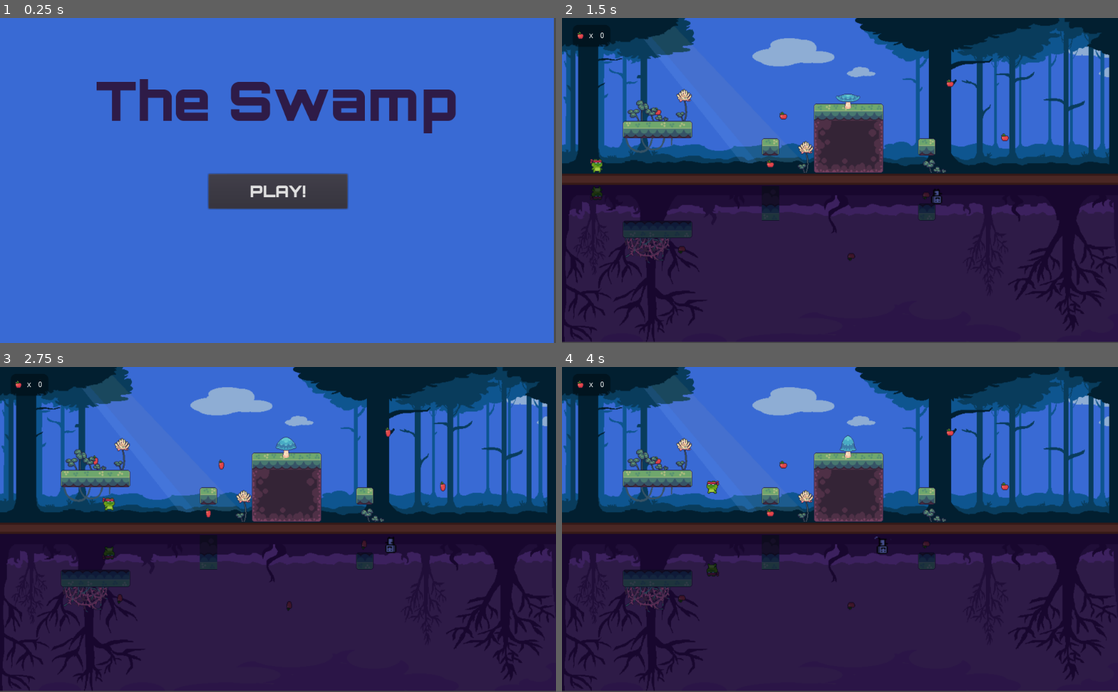
Above: before the commit, frames 1-4 (two rows, left to right).
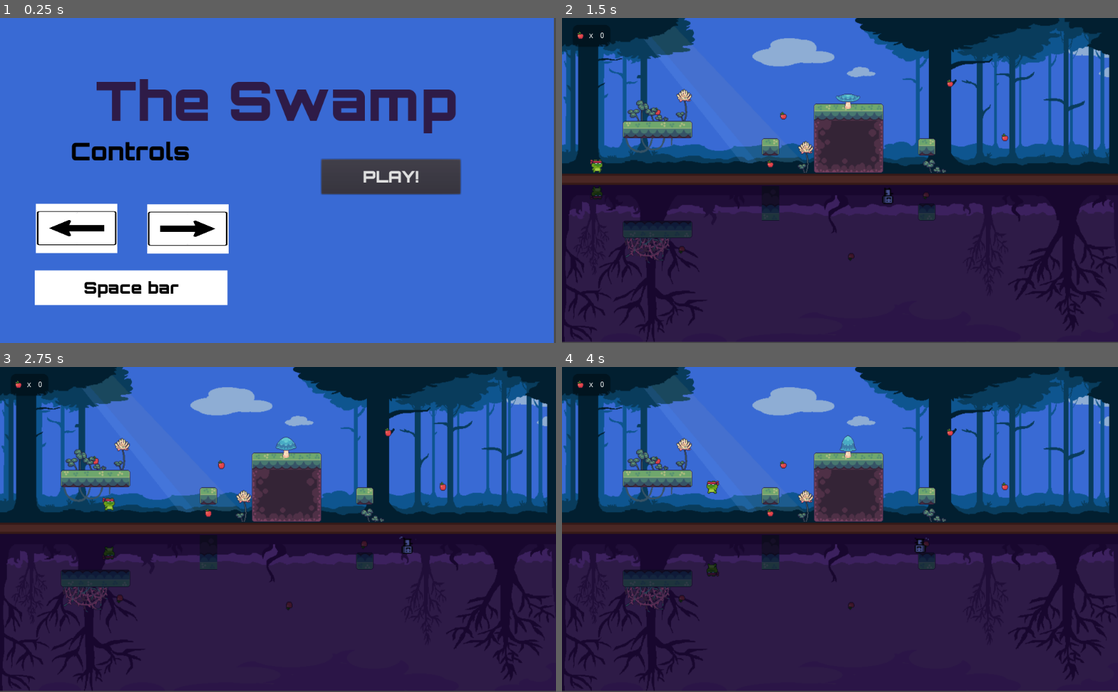
Above: after the commit, the same moments.

Repository: luisfrm/mirrors
Game: Godot game, scene res://MainMenu.tscn
Two runs of this game, one before a commit and one after it. Both use one fixed random seed, a clock stepped at 60 frames per second and the inputs below.
Inputs (mouse positions are in pixels of both pictures, inside the frame that each line leads up to):
- Up to frame 1 (0.25 s): no input
- Up to frame 2 (1.5 s): click "PLAY!" (after the commit: "Space bar") at 0.5 s; click (951, 177) at 1.25 s, where only the run after the commit has a clickable "PLAY!"
- Up to frame 3 (2.75 s): hold Right (ui_right) from 2.03 s (still down); tap Space (ui_select) at 2.27 s
- Up to frame 4 (4 s): tap Space (ui_select) at 3.02 s; release Right (ui_right) at 3.53 s; hold Left (ui_left) from 3.53 s (still down)

The runs differ from the first frame. In frame 1, 14% of the frame differs, in the area x 6-83%, y 38-89%; in frame 2, 0.2%; in frame 3, 0.2%; in frame 4, 0.2%.

Commit message:
added controls to main menu

Diff:
--- a/MainMenu.tscn
+++ b/MainMenu.tscn
@@ -1,7 +1,8 @@
-[gd_scene load_steps=5 format=2]
+[gd_scene load_steps=11 format=2]
 
 [ext_resource path="res://assets/Orbitron-Black.ttf" type="DynamicFontData" id=1]
 [ext_resource path="res://src/scenes/PlayButton.gd" type="Script" id=2]
+[ext_resource path="res://assets/items/arrow_button.jpg" type="Texture" id=3]
 
 [sub_resource type="DynamicFont" id=1]
 size = 100
@@ -9,7 +10,26 @@
 
 [sub_resource type="DynamicFont" id=2]
 size = 30
+outline_color = Color( 0, 0, 0, 1 )
 font_data = ExtResource( 1 )
+
+[sub_resource type="DynamicFontData" id=3]
+font_path = "res://assets/Orbitron-Black.ttf"
+
+[sub_resource type="DynamicFont" id=4]
+size = 45
+outline_color = Color( 0.905882, 0.905882, 0.905882, 1 )
+use_filter = true
+font_data = SubResource( 3 )
+
+[sub_resource type="StyleBoxEmpty" id=5]
+content_margin_left = 60.0
+content_margin_top = 15.0
+
+[sub_resource type="StyleBoxFlat" id=6]
+
+[sub_resource type="StyleBoxFlat" id=7]
+bg_color = Color( 1, 1, 1, 1 )
 
 [node name="Control" type="Control"]
 anchor_right = 1.0
@@ -39,10 +59,10 @@
 }
 
 [node name="PlayButton" type="Button" parent="."]
-margin_left = 384.0
-margin_top = 288.0
-margin_right = 640.0
-margin_bottom = 352.0
+margin_left = 592.0
+margin_top = 261.0
+margin_right = 848.0
+margin_bottom = 325.0
 custom_colors/font_color_hover = Color( 0.298039, 0.141176, 0.141176, 1 )
 custom_fonts/font = SubResource( 2 )
 text = "PLAY!"
@@ -51,4 +71,44 @@
 "_edit_use_anchors_": false
 }
 
+[node name="Label2" type="Label" parent="."]
+margin_left = 100.0
+margin_top = 202.0
+margin_right = 380.0
+margin_bottom = 274.0
+custom_colors/font_color = Color( 0, 0, 0, 1 )
+custom_fonts/font = SubResource( 4 )
+custom_styles/normal = SubResource( 5 )
+text = "Controls"
+align = 1
+__meta__ = {
+"_edit_use_anchors_": false
+}
+
+[node name="PlayButton2" type="Button" parent="."]
+margin_left = 64.0
+margin_top = 466.0
+margin_right = 419.0
+margin_bottom = 530.0
+custom_colors/font_color = Color( 0, 0, 0, 1 )
+custom_colors/font_color_hover = Color( 0, 0, 0, 1 )
+custom_fonts/font = SubResource( 2 )
+custom_styles/hover = SubResource( 6 )
+custom_styles/normal = SubResource( 7 )
+text = "Space bar"
+__meta__ = {
+"_edit_use_anchors_": false
+}
+
+[node name="Sprite" type="Sprite" parent="."]
+position = Vector2( 141, 388 )
+scale = Vector2( 0.3, 0.182 )
+texture = ExtResource( 3 )
+
+[node name="Sprite2" type="Sprite" parent="."]
+position = Vector2( 346, 389 )
+scale = Vector2( -0.3, 0.182 )
+texture = ExtResource( 3 )
+
 [connection signal="pressed" from="PlayButton" to="PlayButton" method="_on_PlayButton_pressed" flags=6]
+[connection signal="pressed" from="PlayButton2" to="PlayButton2" method="_on_PlayButton_pressed" flags=6]
Binary file added: assets/items/arrow_button.jpg
Not shown, added: assets/items/arrow_button.jpg.import
